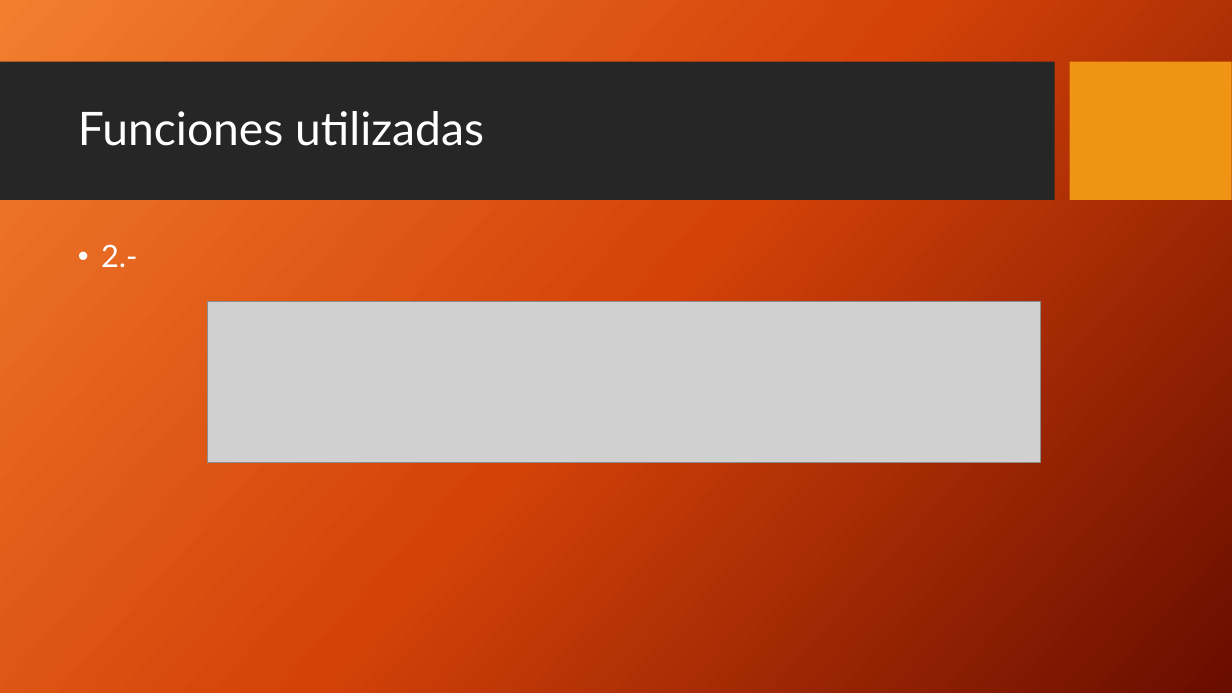
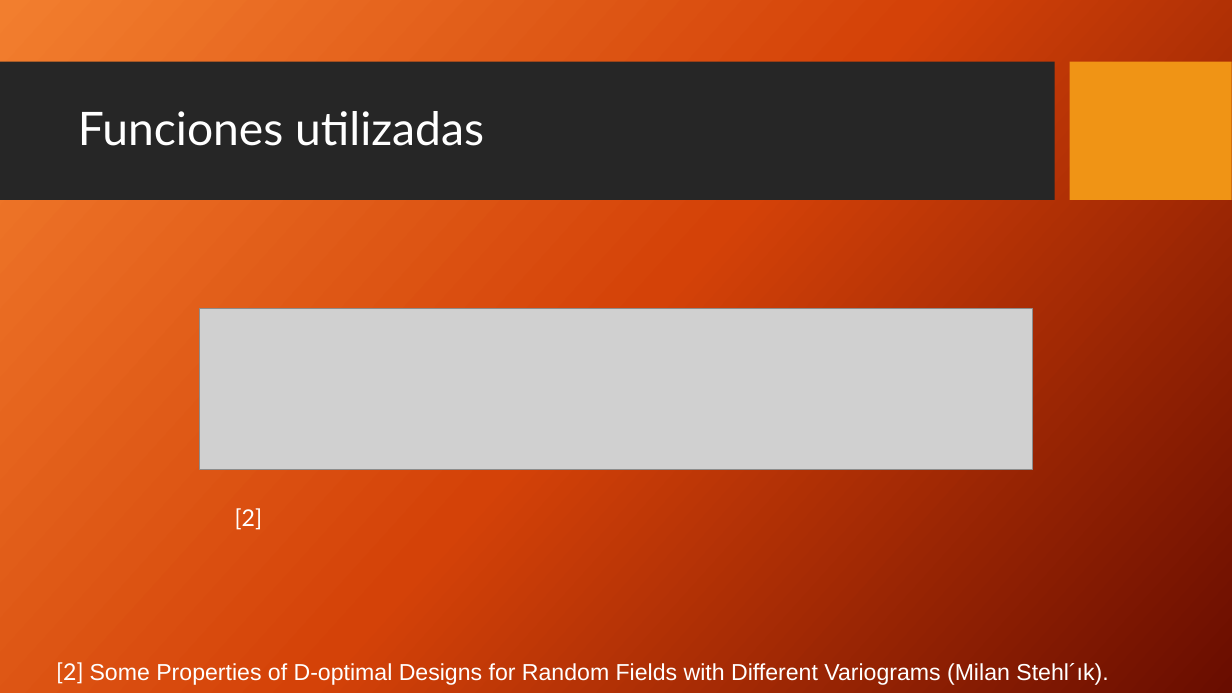
Before and after one commit to fermontenegro/PSO, a slide deck: slide 9 of Presentacion final.pptx (slide 10 before the commit). Drawn at 1232x693 pixels with LibreOffice and Linux fonts; fonts in the diff are those of the drawing; grey boxes stand for pictures; background and template pictures are left out. Boxes give left, top, right and bottom in pixels: in the first picture for what was removed or moved away, otherwise in the second. Text is boxed around its words. In the diff, an @@ line names an element or a change of style, - is before the commit and + after.

```diff
--- a/Presentacion final.pptx
+++ b/Presentacion final.pptx
@@ picture moved from (x1=208, y1=302, x2=1041, y2=464) to (x1=200, y1=309, x2=1032, y2=470) @@
@@ text at (x1=235, y1=508, x2=263, y2=530): text changed; size 24 to 18 pt @@
-• 2.-
+[2]
@@ text added at (x1=56, y1=662, x2=1108, y2=685), 18 pt, text #FFFFFF @@
+[2] Some Properties of D-optimal Designs for Random Fields with Different Variograms (Milan Stehl´ık).
```
Also in this commit, not shown: 5 other slides changed, 6 slides added, 2 slides removed, 6 other files.
